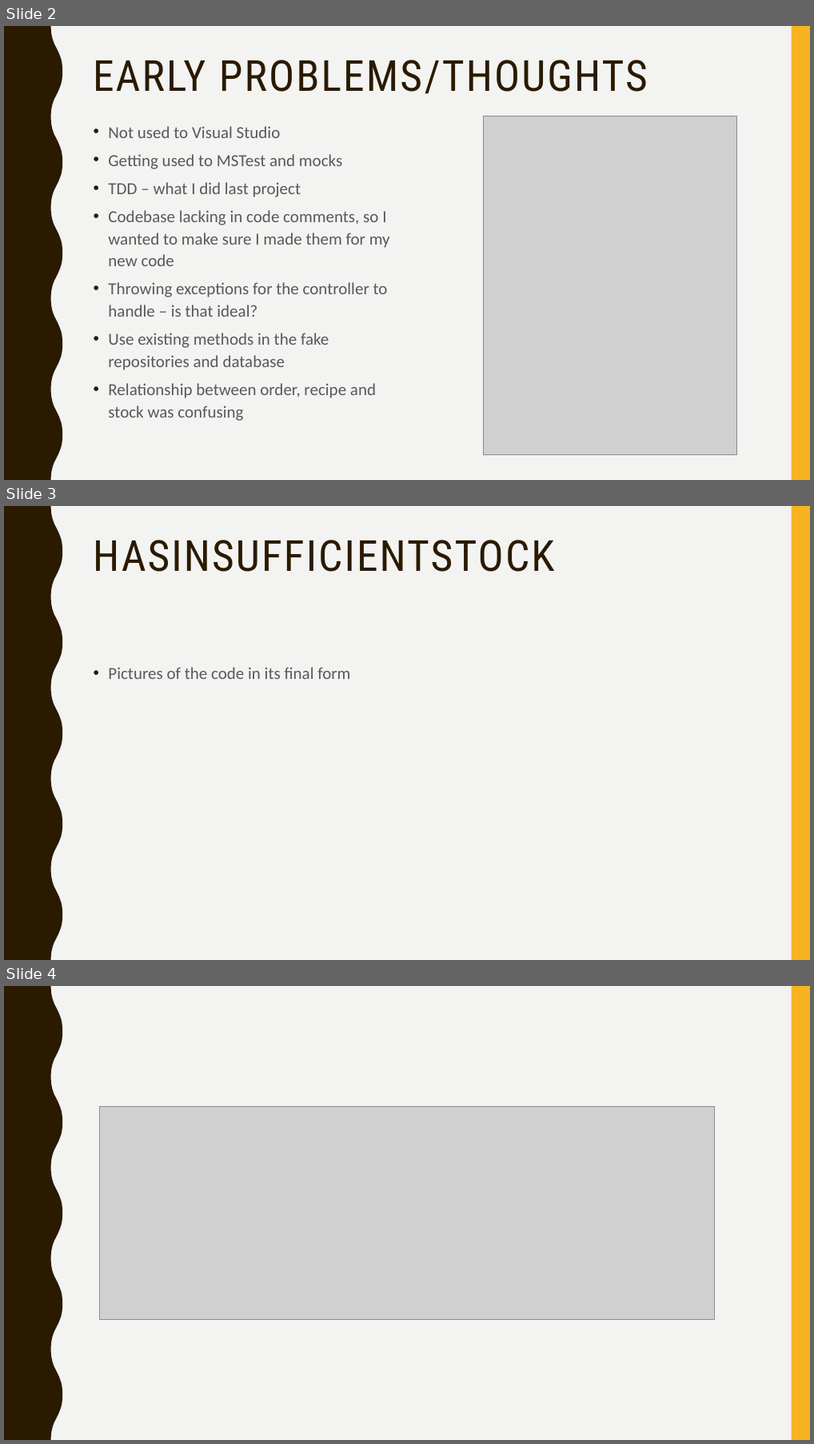
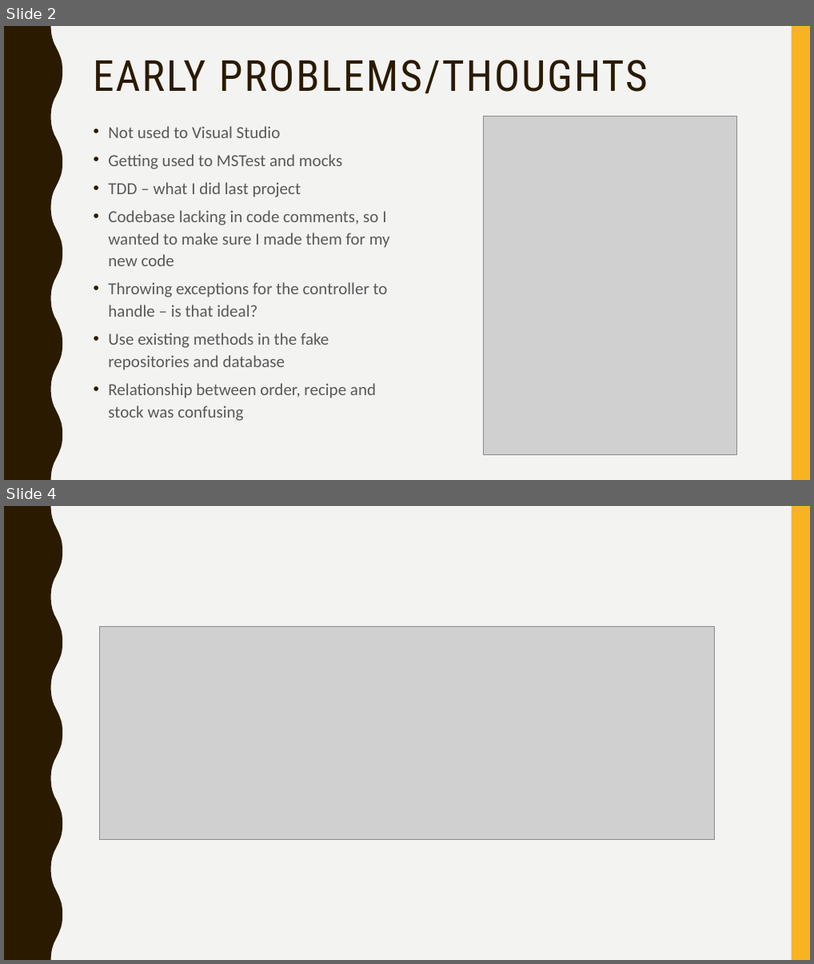
Before and after one commit to Exopi-Talent-Academy/PizzaSolutionRebekka, a slide deck: PizzaSolution Presentation.pptx. Shown one above the other, each under a label of ours: slides 2, 3 and 4 before the commit, slides 2 and 4 after it; the slides between them are not shown. The pictures are 814x1444 and 814x964 pixels, drawn with LibreOffice and Linux fonts; fonts in the diff are those of the drawing; grey boxes stand for pictures. Boxes give left, top, right and bottom in pixels: in the first picture for what was removed or moved away, otherwise in the second. Text is boxed around its words. In the diff, an @@ line names an element or a change of style, - is before the commit and + after.

```diff
--- a/PizzaSolution Presentation.pptx
+++ b/PizzaSolution Presentation.pptx
@@ slide 3 removed at (4,506,810,960), background #F3F3F2; not listed: 2 template elements that a slide beside it also shows @@
@@ title removed at (93,540,555,572) @@
-HASINSUFFICIENTSTOCK
@@ text removed at (108,667,350,679) @@
-• Pictures of the code in its final form
```
Also in this commit, not shown: 1 slide changed, 1 slide added, 3 other files.
